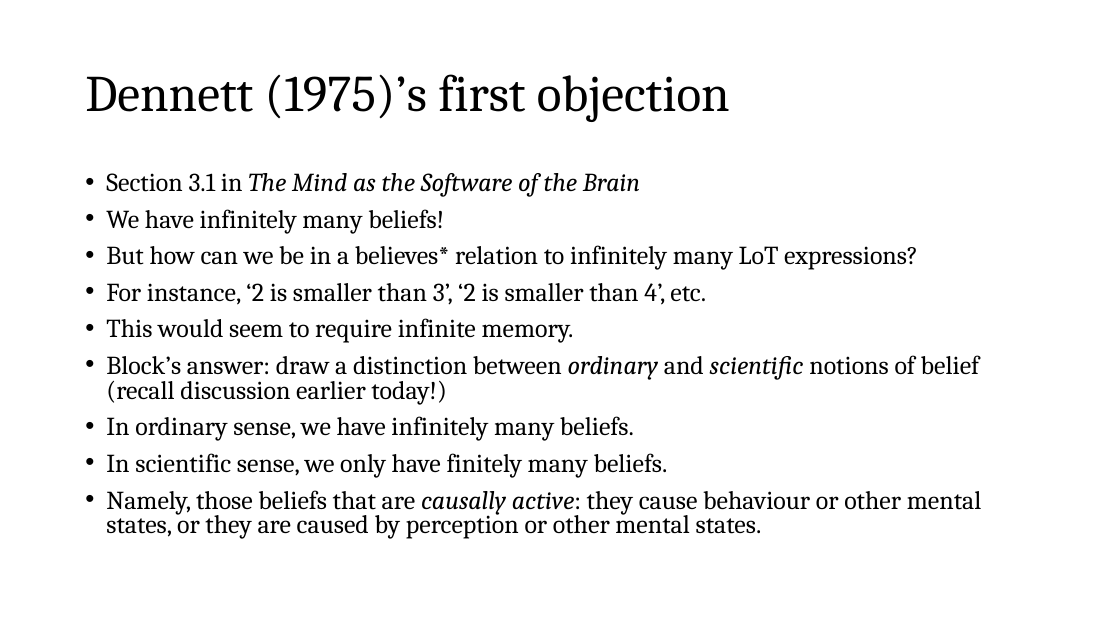
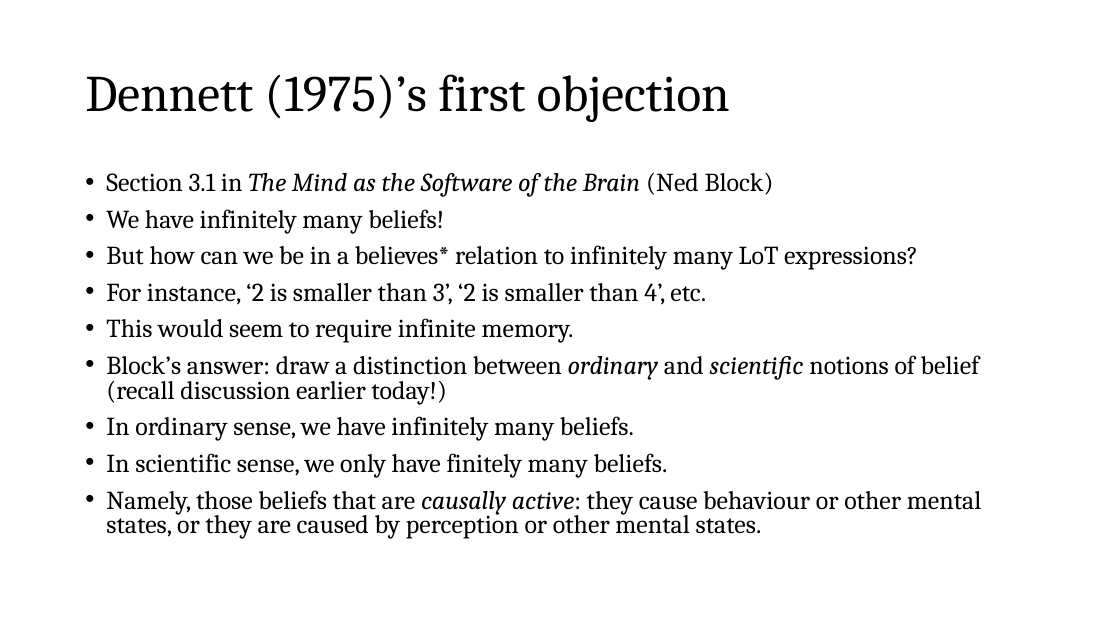
Before and after one commit to thelogicalgrammar/pLoT_course, a slide deck: slide 14 of 3_pLoT_continued.pptx (slide 13 before the commit). Drawn at 1120x630 pixels with LibreOffice and Linux fonts; fonts in the diff are those of the drawing; background and template pictures are left out. Boxes give left, top, right and bottom in pixels: in the first picture for what was removed or moved away, otherwise in the second. Text is boxed around its words. In the diff, an @@ line names an element or a change of style, - is before the commit and + after.

```diff
--- a/3_pLoT_continued.pptx
+++ b/3_pLoT_continued.pptx
@@ text at [106,173,774,197]: text changed @@
-• Section 3.1 in The Mind as the Software of the Brain
+• Section 3.1 in The Mind as the Software of the Brain (Ned Block)
```
Also in this commit, not shown: 2 other slides changed, 1 slide added, 43 other files.
